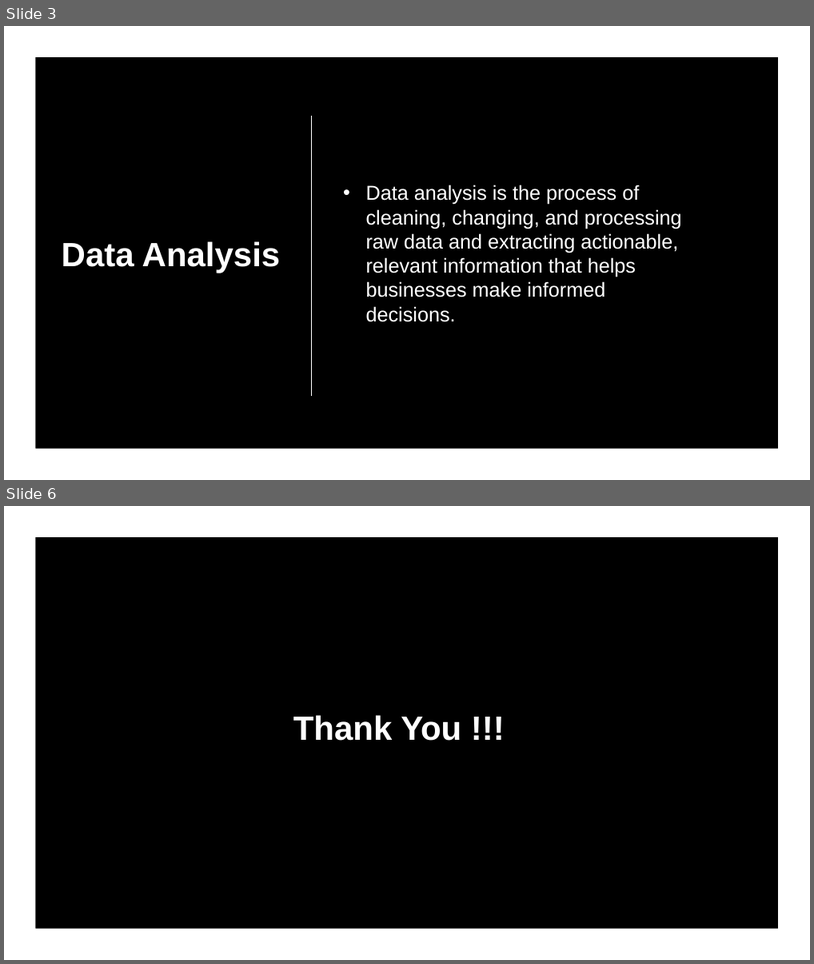
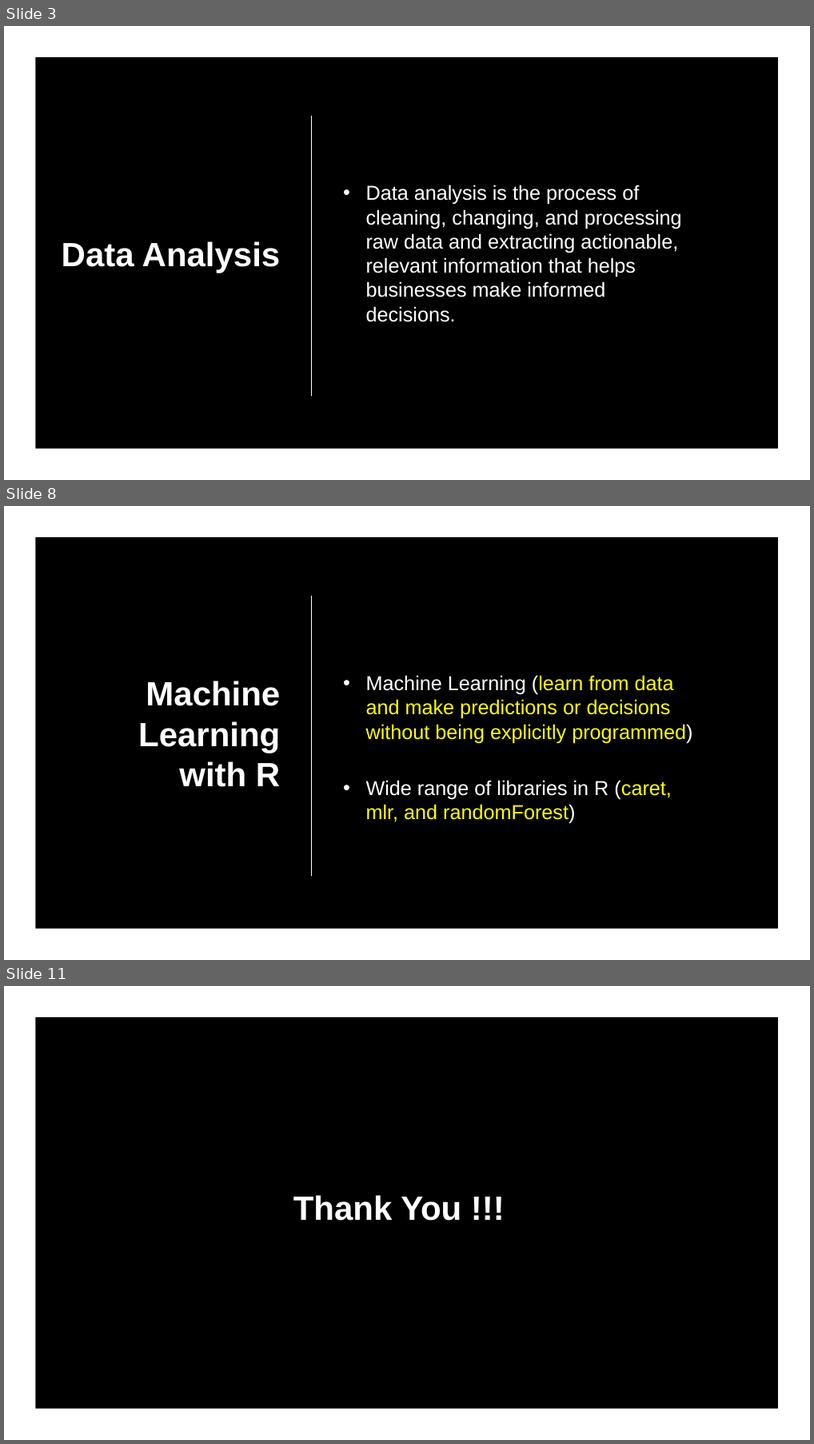
Before and after one commit to ideepankarsharma2003/BCA, a slide deck: MOOCS/PHASE II/Data Analysis with R Programming.pptx. Shown one above the other, each under a label of ours: slides 3 and 6 before the commit, slides 3, 8 and 11 after it; the slides between them are not shown. The pictures are 814x964 and 814x1444 pixels, drawn with LibreOffice and Linux fonts; fonts in the diff are those of the drawing; background and template pictures are left out. Boxes give left, top, right and bottom in pixels: in the first picture for what was removed or moved away, otherwise in the second. Text is boxed around its words. In the diff, an @@ line names an element or a change of style, - is before the commit and + after.

```diff
--- a/MOOCS/PHASE II/Data Analysis with R Programming.pptx
+++ b/MOOCS/PHASE II/Data Analysis with R Programming.pptx
@@ slide 8 added at (x1=4, y1=506, x2=810, y2=960), background picture (left out) @@
@@ freeform shape added at (x1=4, y1=506, x2=810, y2=960), fill #FFFFFF @@
@@ line added from (312, 596) to (312, 876), #FFFFFF 1.25 pt @@
@@ title added at (x1=138, y1=680, x2=280, y2=787), 40 pt, text #FFFFFF, bold @@
+Machine Learning
+with R
@@ text added at (x1=366, y1=675, x2=693, y2=824), 24 pt, text #FFFF00 @@
+• Machine Learning (learn from data and make predictions or decisions without being explicitly programmed)
+• Wide range of libraries in R (caret, mlr, and randomForest)
@@ what was slide 6 is now slide 11 @@
```
Also in this commit, not shown: 1 slide changed, 5 other slides added, 1 slide removed, 3 other files.
